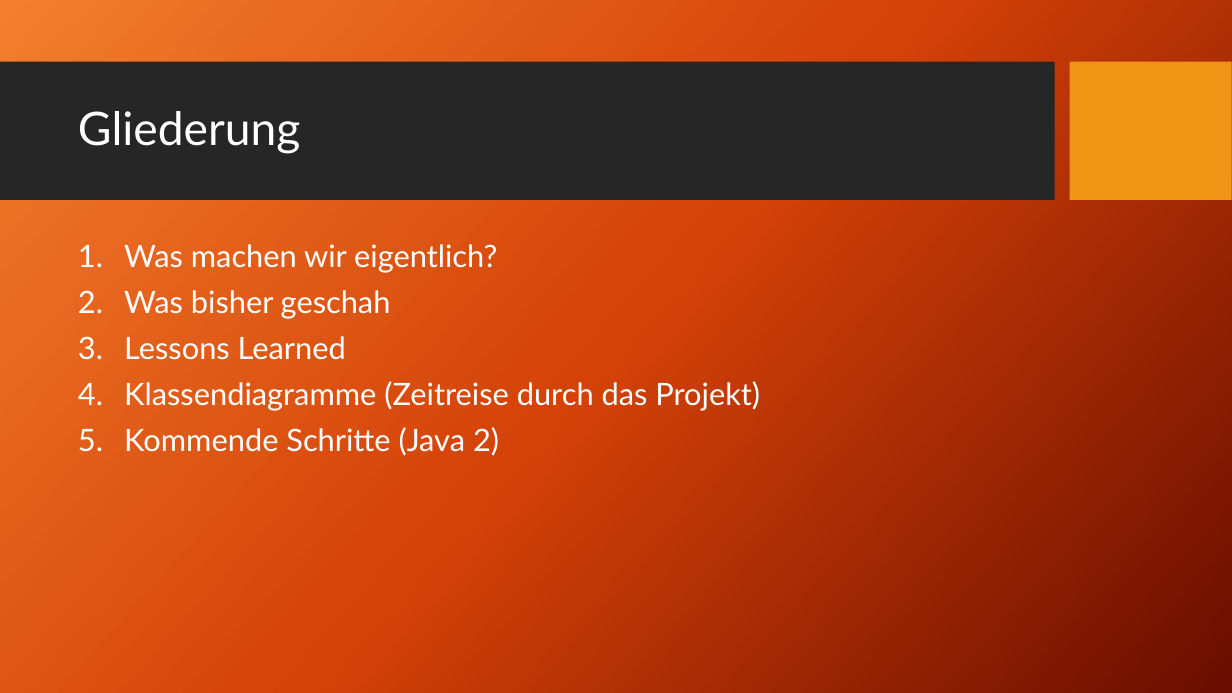
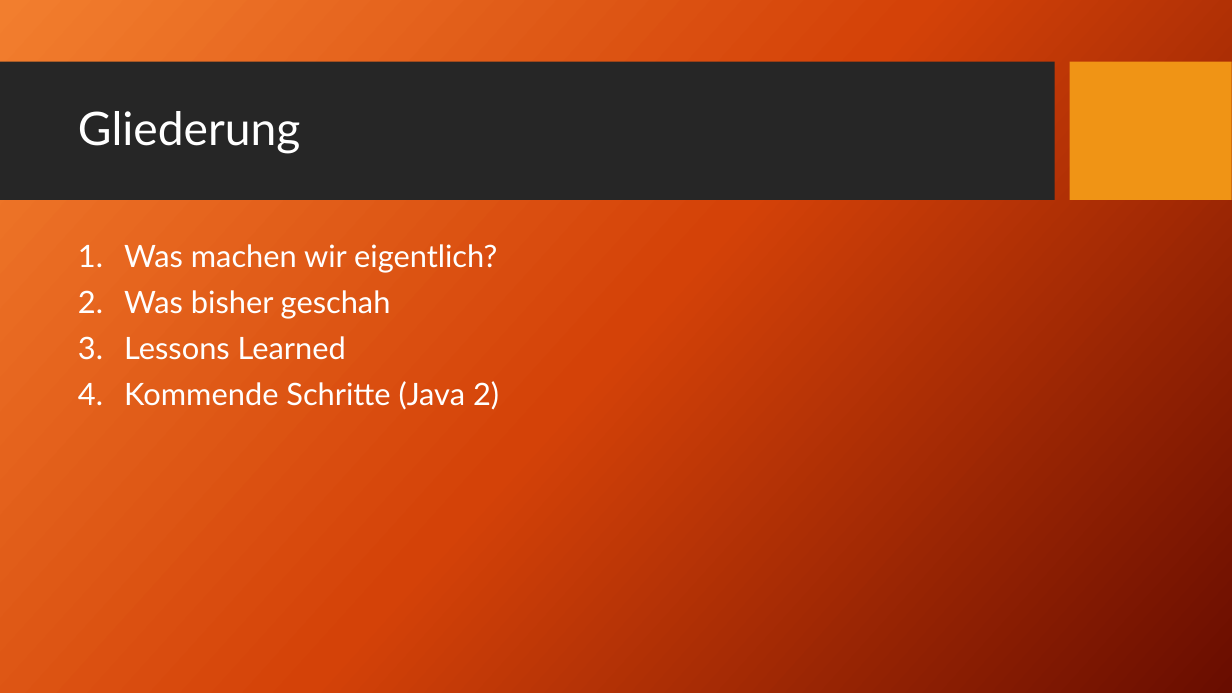
Before and after one commit to fh-erfurt/AICard, a slide deck: slide 2 of Präsentationen/3_Präsentation.pptx. Drawn at 1232x693 pixels with LibreOffice and Linux fonts; fonts in the diff are those of the drawing; background and template pictures are left out. Boxes give left, top, right and bottom in pixels: in the first picture for what was removed or moved away, otherwise in the second. Text is boxed around its words. In the diff, an @@ line names an element or a change of style, - is before the commit and + after.

```diff
--- a/Präsentationen/3_Präsentation.pptx
+++ b/Präsentationen/3_Präsentation.pptx
@@ text at [124, 381, 760, 411]: paragraph removed @@
-4. Klassendiagramme (Zeitreise durch das Projekt)
```
Also in this commit, not shown: 2 other slides changed, 3 other files.
